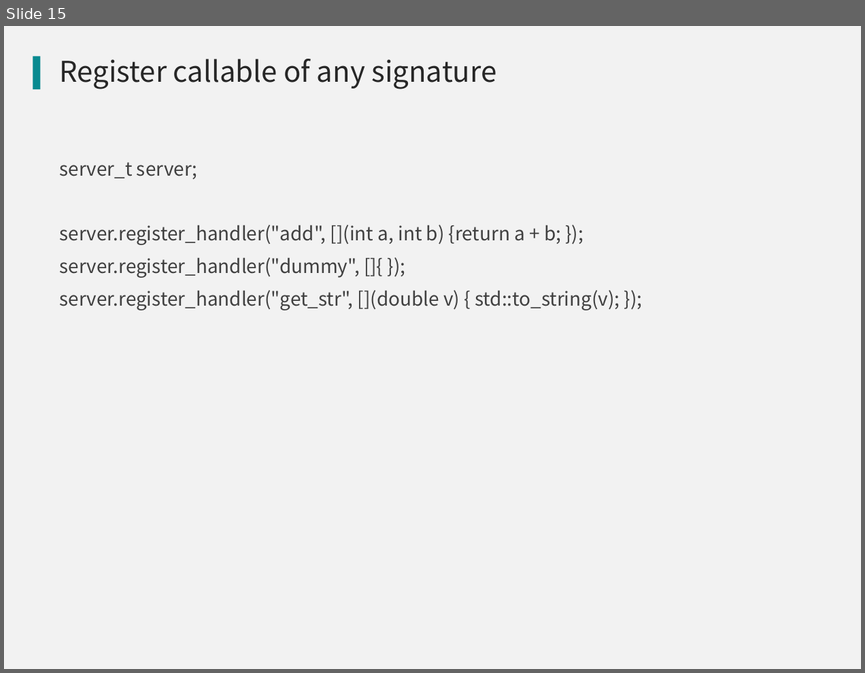
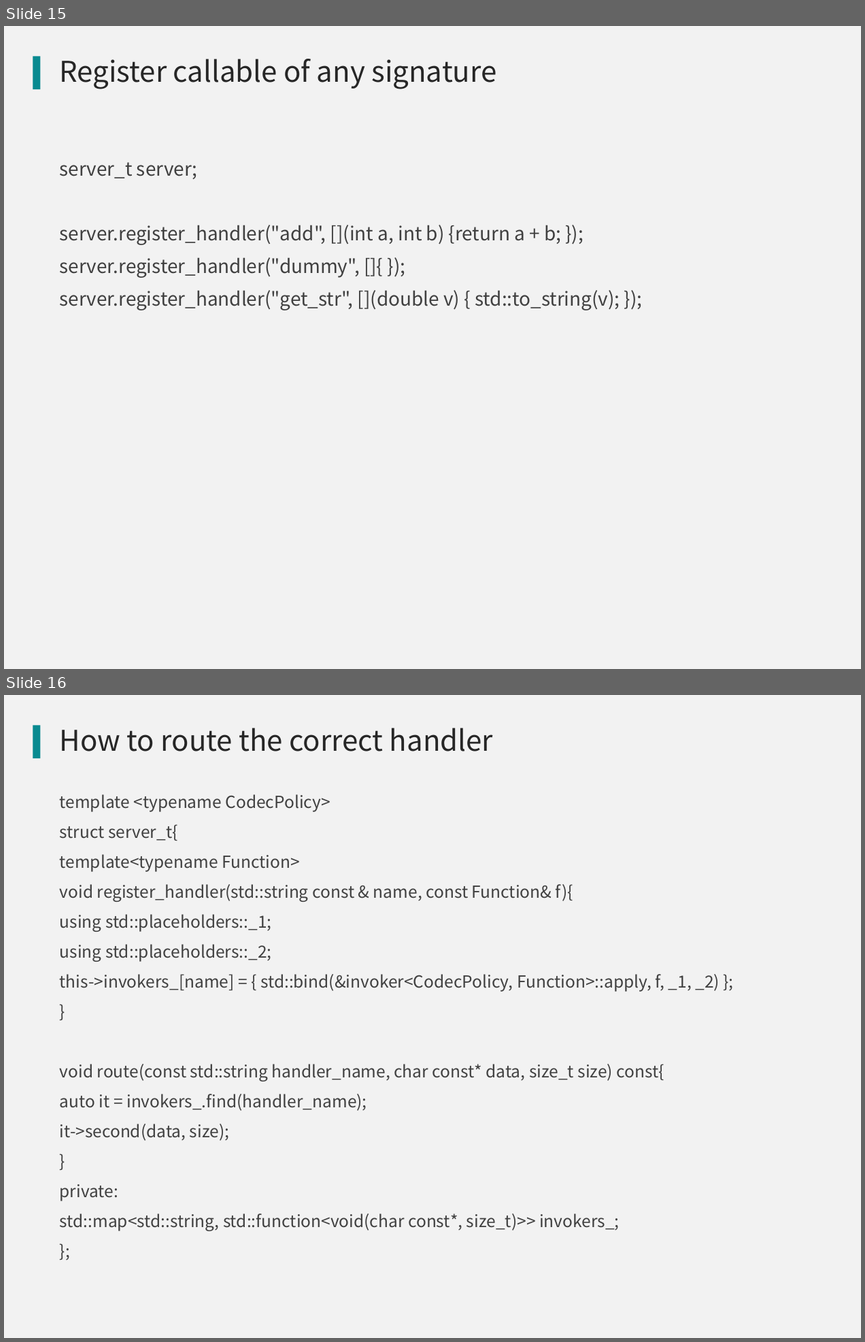
Before and after one commit to qicosmos/cppnow2017-ppt, a slide deck: An easy to use RPC framework implemented by c++11 and c++14.pptx. Shown one above the other, each under a label of ours: slide 15 before the commit, slides 15 and 16 after it. The pictures are 865x673 and 865x1342 pixels, drawn with LibreOffice and Linux fonts; fonts in the diff are those of the drawing; background and template pictures are left out. Boxes give left, top, right and bottom in pixels: in the first picture for what was removed or moved away, otherwise in the second. Text is boxed around its words. In the diff, an @@ line names an element or a change of style, - is before the commit and + after.

```diff
--- a/An easy to use RPC framework implemented by c++11 and c++14.pptx
+++ b/An easy to use RPC framework implemented by c++11 and c++14.pptx
@@ slide 16 added at (4, 695, 861, 1338), background #F2F2F2; not listed: 1 template element that a slide beside it also shows @@
@@ title added at (60, 728, 493, 751), 24 pt, text #262626 @@
+How to route the correct handler
@@ text added at (60, 794, 719, 1231), 14 pt, text #404040 @@
+template <typename CodecPolicy>
+struct server_t{
+template<typename Function>
+void register_handler(std::string const & name, const Function& f){
+using std::placeholders::_1;
+using std::placeholders::_2;
+this->invokers_[name] = { std::bind(&invoker<CodecPolicy, Function>::apply, f, _1, _2) };
+}
+void route(const std::string handler_name, char const* data, size_t size) const{
+auto it = invokers_.find(handler_name);
+it->second(data, size);
+}
+private:
+std::map<std::string, std::function<void(char const*, size_t)>> invokers_;
+};
```
Also in this commit, not shown: 3 slides changed, 1 other slide added.
